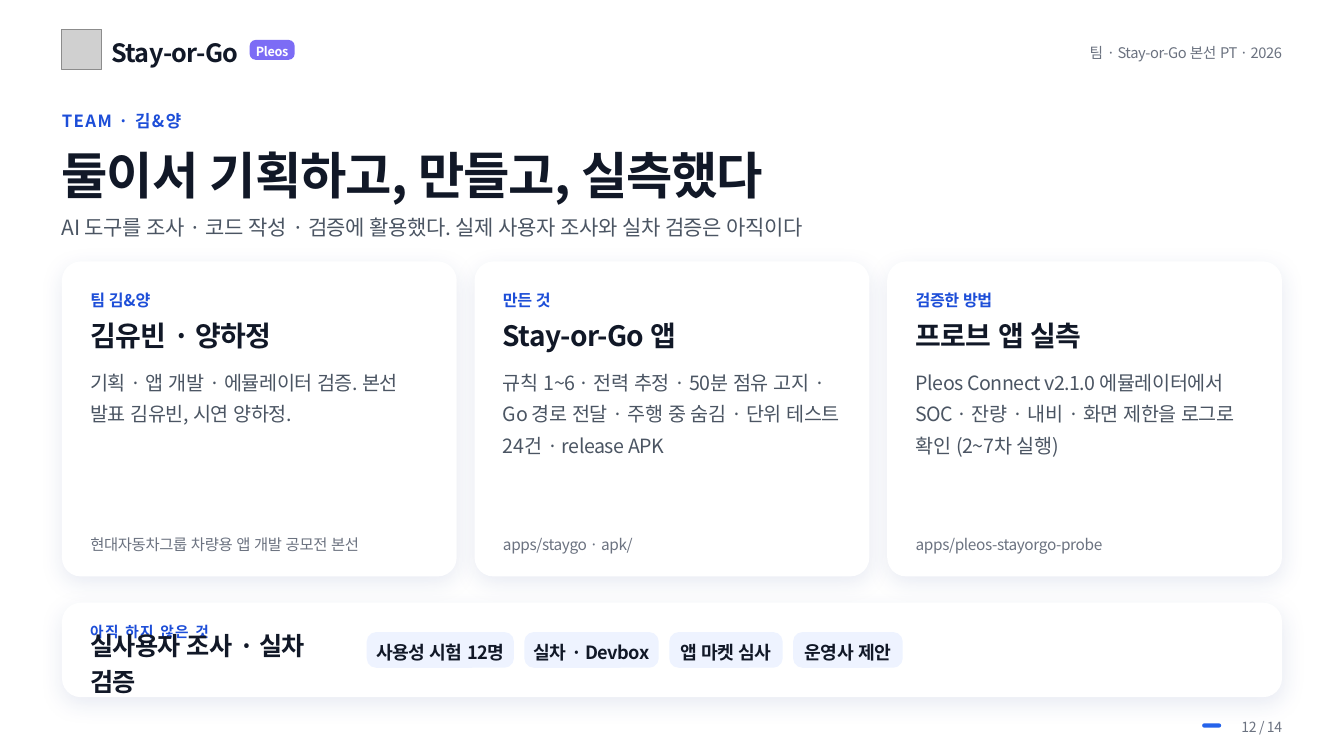
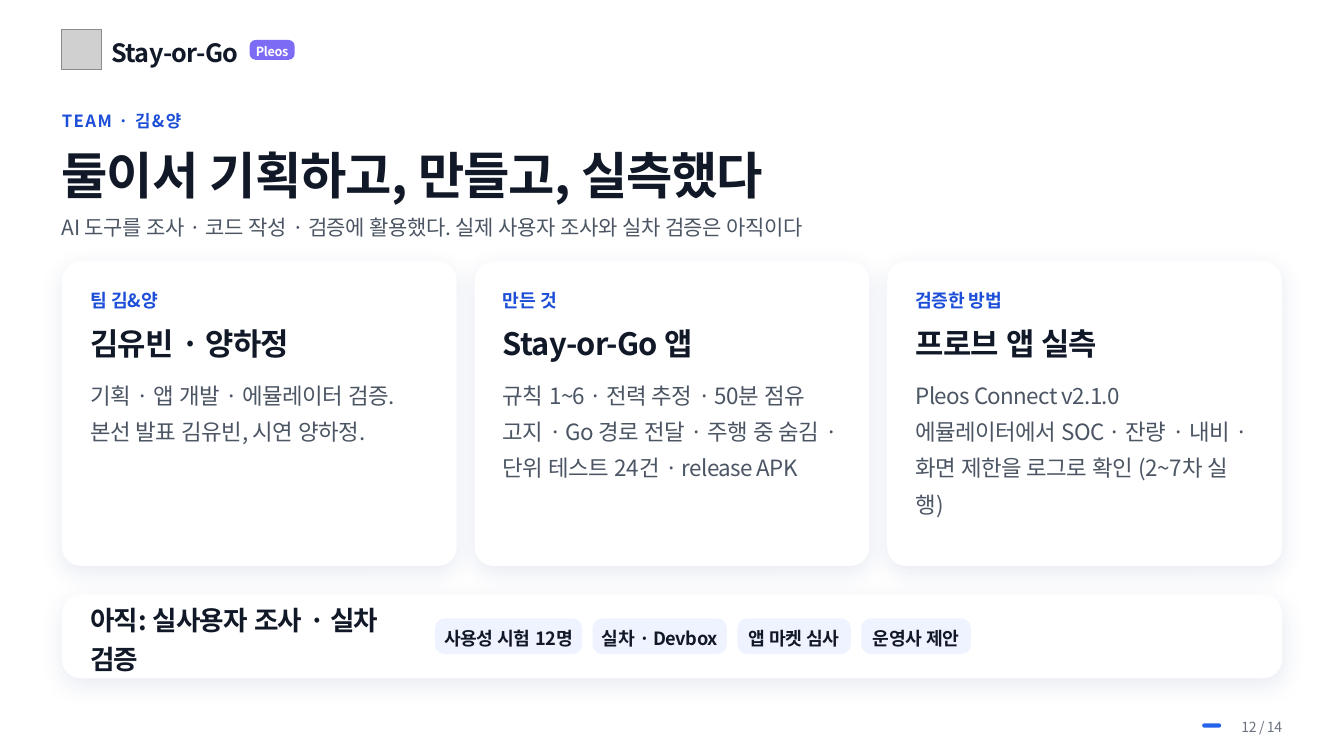
Before and after one commit to NL-Hackerton/Hyundai-Car-App-Challenge-2026, a slide deck: slide 12 of pt/대학생_김&양_Stay-or-Go.pptx. Drawn at 1344x756 pixels with LibreOffice and Linux fonts; fonts in the diff are those of the drawing; grey boxes stand for pictures; background and template pictures are left out. Boxes give left, top, right and bottom in pixels: in the first picture for what was removed or moved away, otherwise in the second. Text is boxed around its words. In the diff, an @@ line names an element or a change of style, - is before the commit and + after.

```diff
--- a/pt/대학생_김&양_Stay-or-Go.pptx
+++ b/pt/대학생_김&양_Stay-or-Go.pptx
@@ text removed at [1090, 46, 1282, 62] @@
-팀 · Stay-or-Go 본선 PT · 2026
@@ rounded rectangle: place and size @@
-rounded rectangle at [62, 261, 457, 576]
+rounded rectangle at [62, 261, 457, 566]
@@ rounded rectangle: place and size @@
-rounded rectangle at [475, 261, 870, 576]
+rounded rectangle at [475, 261, 870, 566]
@@ rounded rectangle: place and size @@
-rounded rectangle at [887, 261, 1282, 576]
+rounded rectangle at [887, 261, 1282, 566]
@@ size 11.5 to 13 pt; vertical alignment top to middle in 3 elements at [503, 291, 557, 309], [90, 291, 158, 309], [916, 291, 1002, 309] @@
@@ 3 texts: place and size @@
-3 texts at [90, 322, 1081, 353]
+3 texts at [90, 329, 1097, 362]
@@ size 20 to 22 pt, letter spacing -0.5 to -0.6 pt in 3 elements at [90, 329, 289, 358], [503, 329, 692, 362], [916, 329, 1097, 358] @@
@@ text "기획 · 앱 개발 · ...": place and size @@
-text "기획 · 앱 개발 · ..." at [90, 373, 398, 425]
+text "기획 · 앱 개발 · ..." at [90, 385, 395, 444]
@@ text "규칙 1~6 · 전력 추정 ...": place and size @@
-text "규칙 1~6 · 전력 추정 ..." at [503, 373, 840, 454]
+text "규칙 1~6 · 전력 추정 ..." at [503, 385, 820, 478]
@@ size 14 to 16 pt, letter spacing -0.3 to -0.4 pt in 3 elements at [90, 385, 395, 444], [503, 385, 820, 478], [916, 386, 1230, 517] @@
@@ text "Pleos Connect v2.1.0 에뮬레이터에서 SOC ...": place and size @@
-text "Pleos Connect v2.1.0 에뮬레이터에서 SOC ..." at [916, 374, 1234, 457]
+text "Pleos Connect v2.1.0 에뮬레이터에서 SOC ..." at [916, 386, 1230, 517]
@@ text removed at [90, 537, 359, 551] @@
-현대자동차그룹 차량용 앱 개발 공모전 본선
@@ text removed at [503, 538, 633, 554] @@
-apps/staygo · apk/
@@ text removed at [916, 538, 1103, 554] @@
-apps/pleos-stayorgo-probe
@@ proportions changed in 4 elements at [62, 261, 457, 566], [475, 261, 870, 566], [887, 261, 1282, 566], [62, 595, 1281, 679] @@
@@ rounded rectangle: place and size @@
-rounded rectangle at [62, 603, 1281, 698]
+rounded rectangle at [62, 595, 1281, 679]
@@ text at [90, 607, 378, 672]: text changed; size 18 to 19 pt @@
-실사용자 조사 · 실차 검증
+아직: 실사용자 조사 · 실차 검증
@@ text removed at [90, 623, 209, 642] @@
-아직 하지 않은 것
@@ 4 texts, 2 rounded rectangles: place and size @@
-4 texts, 2 rounded rectangles at [367, 632, 891, 667]
+4 texts, 2 rounded rectangles at [435, 619, 959, 654]
@@ rounded rectangle: place and size @@
-rounded rectangle at [793, 632, 903, 667]
+rounded rectangle at [738, 619, 851, 654]
@@ rounded rectangle: place and size @@
-rounded rectangle at [669, 632, 782, 667]
+rounded rectangle at [862, 619, 972, 654]
```
Also in this commit, not shown: 13 other slides changed, 17 other files.
